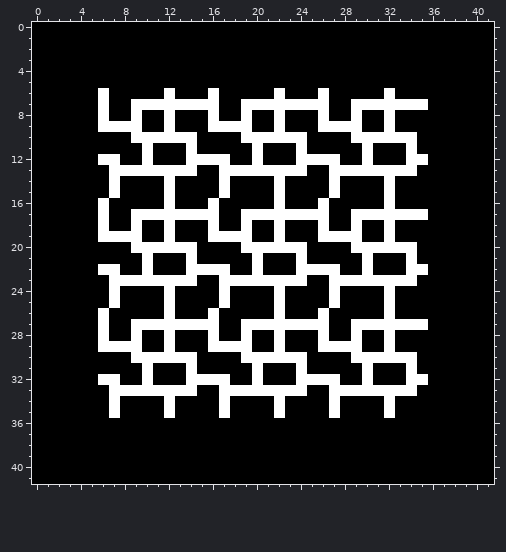
Two versions of one pixel-art sprite, assets/img/level_demo.png. Above, as it was before the edit.
The file is 42x42 pixels.
After the commit:
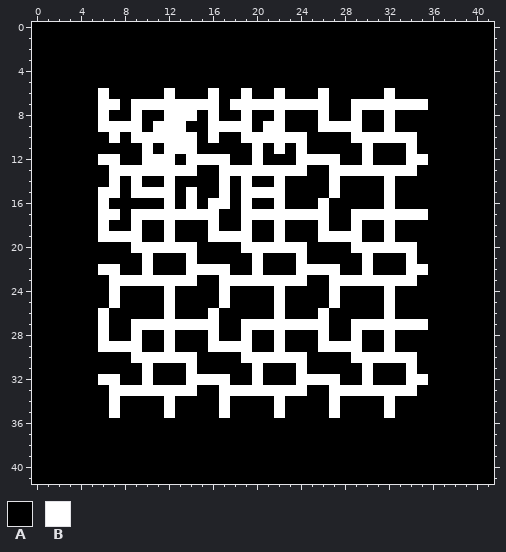
Palette (. is transparent): A #000000  B #ffffff
From old to new:
{"y":6,"x":19,"old":"A","new":"B"}
{"y":7,"x":7,"old":"A","new":"B"}
{"y":7,"x":18,"old":"A","new":"B"}
{"y":8,"x":13,"old":"AA","new":"BB"}
{"y":9,"x":11,"old":"A","new":"B"}
{"y":9,"x":13,"old":"A","new":"B"}
{"y":9,"x":21,"old":"A","new":"B"}
{"y":10,"x":7,"old":"A","new":"B"}
{"y":10,"x":16,"old":"A","new":"B"}
{"y":11,"x":12,"old":"AA","new":"BB"}
{"y":11,"x":22,"old":"A","new":"B"}
{"y":12,"x":11,"old":"AA","new":"BB"}
{"y":14,"x":9,"old":"A","new":"B"}
{"y":14,"x":19,"old":"A","new":"B"}
{"y":15,"x":6,"old":"A","new":"B"}
{"y":15,"x":9,"old":"AAA","new":"BBB"}
{"y":15,"x":14,"old":"A","new":"B"}
{"y":15,"x":19,"old":"AAA","new":"BBB"}
{"y":16,"x":14,"old":"A","new":"B"}
{"y":16,"x":17,"old":"A","new":"B"}
{"y":16,"x":19,"old":"A","new":"B"}
{"y":17,"x":7,"old":"A","new":"B"}
